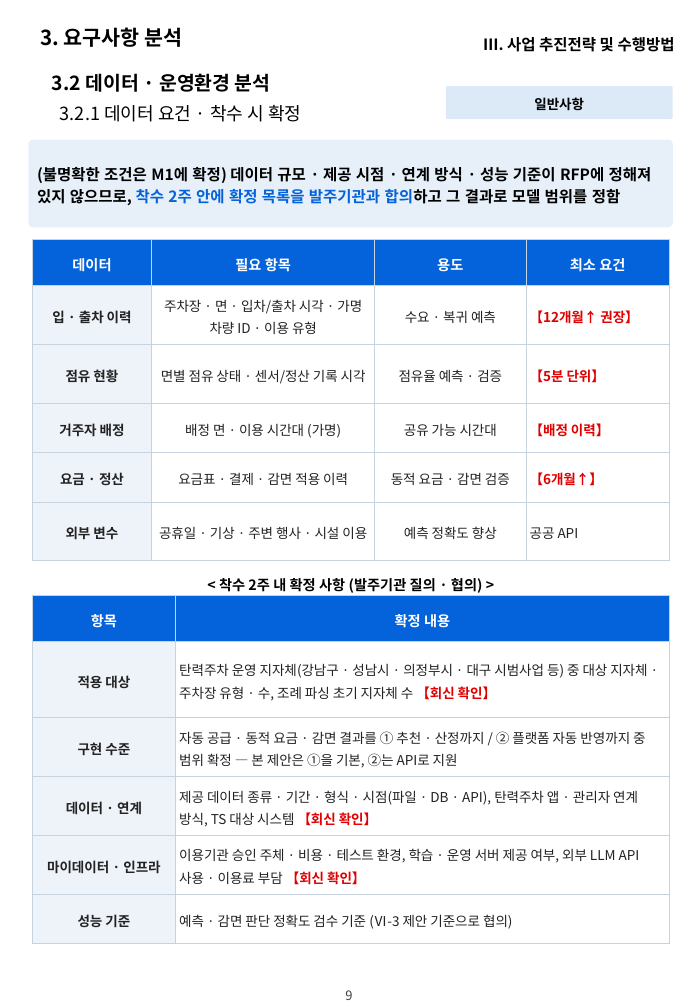
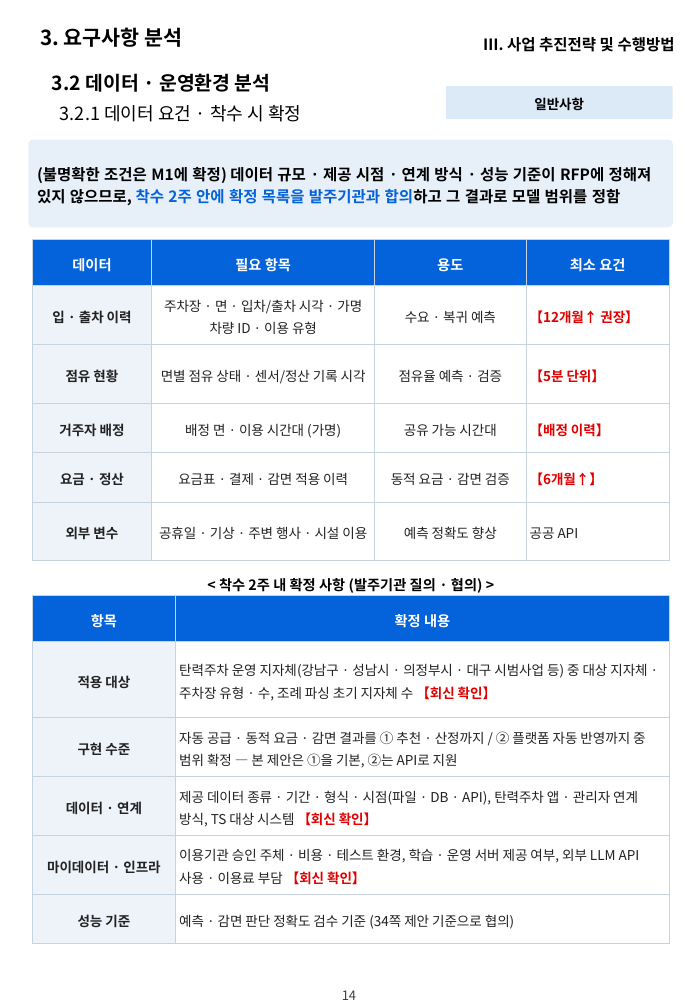
Before and after one commit to hwangsteeve-tech/hbjw, a slide deck: slide 14 of proposals/2026-11_dsit-parking-ai/dsit_proposal.pptx. Drawn at 698x1008 pixels with LibreOffice and Linux fonts; fonts in the diff are those of the drawing; background and template pictures are left out. Boxes give left, top, right and bottom in pixels: in the first picture for what was removed or moved away, otherwise in the second. Text is boxed around its words. In the diff, an @@ line names an element or a change of style, - is before the commit and + after.

```diff
--- a/proposals/2026-11_dsit-parking-ai/dsit_proposal.pptx
+++ b/proposals/2026-11_dsit-parking-ai/dsit_proposal.pptx
@@ table at (33, 596, 670, 944) @@
-row 6, column 2: 예측 · 감면 판단 정확도 검수 기준 (Ⅵ-3 제안 기준으로 협의)
+row 6, column 2: 예측 · 감면 판단 정확도 검수 기준 (34쪽 제안 기준으로 협의)
@@ text at (343, 990, 356, 1000): text changed @@
-9
+14
```
Also in this commit, not shown: 29 other slides changed, 5 other files.
